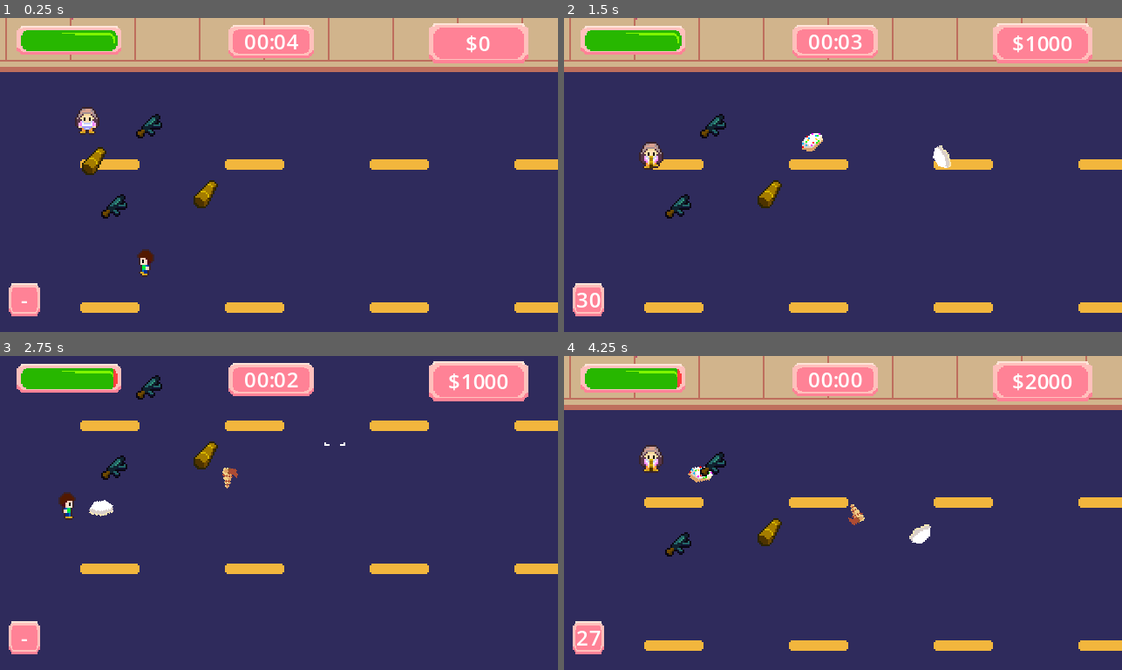
Above: before the commit, frames 1-4 (two rows, left to right).
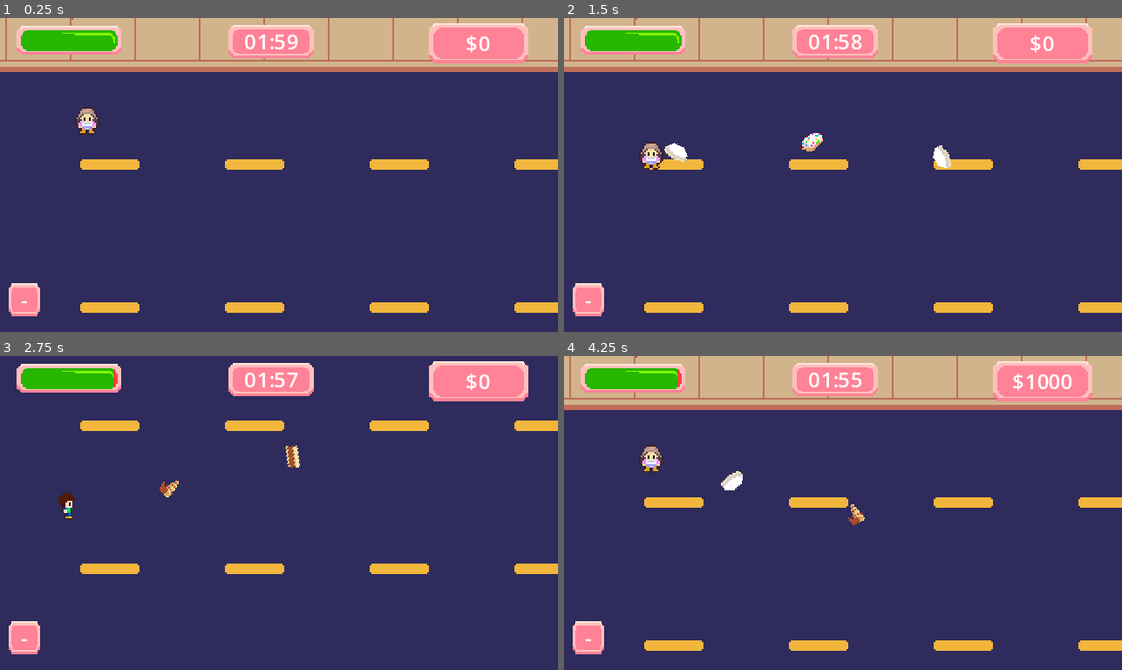
Above: after the commit, the same moments.

Repository: EricElMagenta/ligua-jam-2024
Game: Godot game, scene res://entities/world/world_1.tscn
The game is run twice, just before and just after one commit, with the same random seed, the same clock (stepped at 60 frames per second) and the same inputs.
Inputs (mouse positions are in pixels of both pictures, inside the frame that each line leads up to):
- Up to frame 1 (0.25 s): no input
- Up to frame 2 (1.5 s): move the mouse to (965, 159) at 0.52 s; press the mouse at (965, 159) at 0.53 s; hold E (swap_weapon_right) 0.53-1.28 s; move the mouse to (731, 190) at 1.27 s; release the mouse at (731, 190) at 1.28 s; hold Down (ui_down) from 1.28 s (still down); click (731, 190) at 1.35 s
- Up to frame 3 (2.75 s): move the mouse to (334, 443) at 2.02 s; release Down (ui_down) at 2.03 s; press the mouse at (334, 443) at 2.03 s; hold E (swap_weapon_right) from 2.03 s (still down)
- Up to frame 4 (4.25 s): move the mouse to (815, 575) at 2.77 s; release E (swap_weapon_right) at 2.78 s; release the mouse at (815, 575) at 2.78 s; hold Up (ui_up) 2.78-3.53 s; click (815, 575) at 2.85 s; move the mouse to (1010, 560) at 3.52 s; press the mouse at (1010, 560) at 3.53 s; hold Q (swap_weapon_left) from 3.53 s (still down)

The runs differ from the first frame. In frame 1, 1.2% of the frame differs, in the area x 14-54%, y 5-83%; in frame 2, 1.4%; in frame 3, 1.5%, in the area x 15-91%, y 5-52%; in frame 4, 1.4%.

Commit message:
Agregado tráfico de autos y spawn de armas. Falta agregar el semásforo como advertencia y arreglar el swap de armas porque fuerza cambiar de armas cuando agarras una.

Diff:
--- a/entities/enemies/enemy-1.tscn
+++ b/entities/enemies/enemy-1.tscn
@@ -101,7 +101,7 @@
 
 [node name="Enemy1" type="CharacterBody2D"]
 collision_layer = 4
-collision_mask = 2
+collision_mask = 34
 script = ExtResource("1_yx8ga")
 metadata/_edit_group_ = true
 
@@ -113,10 +113,10 @@
 animation = &"walk-down"
 
 [node name="hitbox" type="Area2D" parent="."]
-collision_mask = 2
+collision_mask = 34
 
 [node name="CollisionShape2D" type="CollisionShape2D" parent="hitbox"]
 shape = SubResource("RectangleShape2D_gxrp5")
 debug_color = Color(0.745521, 0.256561, 0.945206, 0.42)
 
-[connection signal="body_entered" from="hitbox" to="." method="_on_hitbox_body_entered"]
+[connection signal="area_entered" from="hitbox" to="." method="_on_hitbox_area_entered"]
--- a/entities/enemies/enemy_1.gd
+++ b/entities/enemies/enemy_1.gd
@@ -4,19 +4,30 @@
 const SPEED = 50.0
 const DAMAGE = 8
 const SCORE_VALUE = 50
+const ROTATION_CRASH = 2
+const POWER_UP_DROP_RATE = 0.2
+
 
 var health = 10
 var player_pos
 var target_pos
+var crashed = false
+var weapons_spawn = ["machinegun", "blowgun"]
+
 
 @onready var player = get_parent().get_node("Player")
 @onready var animated_sprite_2d = $AnimatedSprite2D
 @onready var hitbox = $hitbox
 
 func _physics_process(delta):
-	follow_player(delta)
+	if !crashed: follow_player(delta)
+	else: a_la_mierda()
+
 	handle_damage_to_player()
 	handle_animations()
+	if health <= 0:
+		if randf() < POWER_UP_DROP_RATE:
+			spawn_power_up()
 
 # SEGUIR AL JUGADOR
 func follow_player(delta):
@@ -38,3 +49,17 @@
 		if body is Player && !player.damage_blink:
 			player.health.value -= DAMAGE
 			player.on_take_damage()
+
+func _on_hitbox_area_entered(area):
+	if area is Car:
+		crashed = true
+
+func a_la_mierda():
+	rotation += ROTATION_CRASH
+	position += Vector2(-5, -5)
+
+func spawn_power_up():
+	var random_power_up = weapons_spawn[randi() % weapons_spawn.size()]
+	var power_up_instance = load("res://entities/power-ups/power_up_" + random_power_up + ".tscn").instantiate()
+	power_up_instance.position = position
+	call_deferred("add_sibling", power_up_instance)
--- /dev/null
+++ b/entities/hazards/car.gd
@@ -0,0 +1,22 @@
+extends Area2D
+class_name Car
+
+const SPEED = 300.0
+const DAMAGE = 20
+
+@onready var animated_sprite_2d = $AnimatedSprite2D
+@onready var player = get_parent().get_node("Player")
+@onready var hitbox = $"."
+
+func _ready():
+	animated_sprite_2d.frame = int(randi_range(0,4)) # Sprite random
+
+func _physics_process(delta):
+	position.x -= SPEED * delta
+	handle_damage()
+
+func handle_damage():
+	for body in hitbox.get_overlapping_bodies():
+		if body is Player && !player.damage_blink:
+			player.health.value -= DAMAGE
+			player.on_take_damage()
--- /dev/null
+++ b/entities/hazards/car.tscn
@@ -0,0 +1,45 @@
+[gd_scene load_steps=8 format=3 uid="uid://cnrw8igskgeg6"]
+
+[ext_resource type="Script" path="res://entities/hazards/car.gd" id="1_6ty22"]
+[ext_resource type="Texture2D" uid="uid://r4hmxxmjoysx" path="res://sprites/hazards/car-blue.png" id="1_vpcw7"]
+[ext_resource type="Texture2D" uid="uid://cix04k6j7r8t" path="res://sprites/hazards/car-green.png" id="2_xt7w3"]
+[ext_resource type="Texture2D" uid="uid://kgfium3dad70" path="res://sprites/hazards/car-red.png" id="3_yycg2"]
+[ext_resource type="Texture2D" uid="uid://d35dsstdmq3r5" path="res://sprites/hazards/car-yellow.png" id="4_uqol5"]
+
+[sub_resource type="RectangleShape2D" id="RectangleShape2D_oujww"]
+size = Vector2(48, 24)
+
+[sub_resource type="SpriteFrames" id="SpriteFrames_api37"]
+animations = [{
+"frames": [{
+"duration": 1.0,
+"texture": ExtResource("1_vpcw7")
+}, {
+"duration": 1.0,
+"texture": ExtResource("2_xt7w3")
+}, {
+"duration": 1.0,
+"texture": ExtResource("3_yycg2")
+}, {
+"duration": 1.0,
+"texture": ExtResource("4_uqol5")
+}],
+"loop": true,
+"name": &"car",
+"speed": 12.0
+}]
+
+[node name="Car" type="Area2D"]
+collision_layer = 32
+collision_mask = 6
+script = ExtResource("1_6ty22")
+metadata/_edit_group_ = true
+
+[node name="CollisionShape2D" type="CollisionShape2D" parent="."]
+light_mask = 0
+shape = SubResource("RectangleShape2D_oujww")
+debug_color = Color(0.927014, 3.78308e-05, 0.670193, 0.42)
+
+[node name="AnimatedSprite2D" type="AnimatedSprite2D" parent="."]
+sprite_frames = SubResource("SpriteFrames_api37")
+animation = &"car"
--- a/entities/player/player.gd
+++ b/entities/player/player.gd
@@ -36,7 +36,7 @@
 
 	swap_weapon()
 	move_and_slide()
-	print(has_weapon)
+
 	if health.value < 1: get_tree().reload_current_scene()
 
 ######################################################################### FUNCIONES AUXILIARES ############################################
@@ -123,17 +123,6 @@
 		has_weapon[2] = 0
 		weapon_index = 0
 
-#func handle_animation(input_direction):
-#	# Caminar en diferentes direcciones (debe haber alguna mejor forma de hacer esto)
-#	if input_direction == Vector2(0,0):
-#		animated_sprite_2d.play("idle")
-#	elif input_direction[0] == 0:
-#		if input_direction[1] > 0: animated_sprite_2d.play("walk_down")
-#		elif input_direction[1] < 0: animated_sprite_2d.play("walk_up")
-#	elif input_direction[0] != 0:
-#		animated_sprite_2d.play("walk_side")
-#		if input_direction[0] < 0: animated_sprite_2d.scale.x = -1
-#		else: animated_sprite_2d.scale.x = 1
 
 func update_ammo():
 	if weapon_index == 0: return '-'
@@ -144,7 +133,6 @@
 	if Input.is_action_just_pressed("swap_weapon_right"):
 		var swap_direction = "right"
 		var next_weapon = next_weapon_available(swap_direction)
-		print("siguiente arma:" + str(next_weapon))
 		weapon_index = next_weapon
 
 		#var next_weapon = next_weapon_available(swap_direction)
@@ -157,32 +145,25 @@
 	if Input.is_action_just_pressed("swap_weapon_left"):
 		var swap_direction = "left"
 		var next_weapon = next_weapon_available(swap_direction)
-		print("siguiente arma:" + str(next_weapon))
 		weapon_index = next_weapon
 
 func next_weapon_available(swap_direction):
 	if swap_direction == "right":
 		for i in range(weapon_index+1, len(has_weapon), 1):
 			if has_weapon[i] == 1:
-				print(i)
 				return i
-
-		print("no se encontró la weá")
 		return 0
 
 	if swap_direction == "left":
 		if weapon_index == 0:
 			for i in range(len(has_weapon)-1, 0, -1):
 				if has_weapon[i] == 1:
-					print("Siguiente arma:" + str(i))
 					return i
 		else:
 			for i in range(weapon_index-1, 0, -1):
 				if has_weapon[i] == 1:
-					print("Siguiente arma:" + str(i))
 					return i
-	print("no se encontró la weá")
-	return 0
+		return 0
 
 
 
--- a/entities/player/player.tscn
+++ b/entities/player/player.tscn
@@ -313,7 +313,7 @@
 
 [node name="Player" type="CharacterBody2D"]
 collision_layer = 2
-collision_mask = 9
+collision_mask = 41
 script = ExtResource("1_7wm1o")
 metadata/_edit_group_ = true
 
@@ -334,7 +334,7 @@
 
 [node name="hitbox" type="Area2D" parent="."]
 collision_layer = 0
-collision_mask = 12
+collision_mask = 44
 
 [node name="CollisionShape2D" type="CollisionShape2D" parent="hitbox"]
 position = Vector2(-0.5, 0)
--- a/entities/world/world_1.gd
+++ b/entities/world/world_1.gd
@@ -1,6 +1,7 @@
 extends Node2D
 
 @onready var enemy_scene = preload("res://entities/enemies/enemy-1.tscn")
+@onready var car_scene = preload("res://entities/hazards/car.tscn")
 
 @onready var collision_polygon_2d = $StaticBody2D/CollisionPolygon2D
 @onready var polygon_2d = $StaticBody2D/CollisionPolygon2D/Polygon2D
@@ -11,11 +12,14 @@
 @onready var ammo_label = $UI/Ammo/Ammopanel/AmmoLabel
 @onready var player = $Player
 
+@onready var car_timer = $CarTimer
 
 var lower_spawn_rate_flag = true
 var spawn_modifier = 1.0
 var level_time = 0.0
 var score = 0
+var traffic_time
+
 
 func _ready():
 	polygon_2d.polygons = collision_polygon_2d.polygon
@@ -27,6 +31,12 @@
 	score_label.text = "$" + str(score)
 	level_time = Time.get_ticks_msec()
 	update_ammo()
+
+	traffic_time = countdown()[1]
+	if traffic_time%20==0 && level_time/1000 > 3:
+		traffic_chaos()
+
+	#traffic_chaos()
 	#if level_time % 100 == 0:
 	#	if timer.wait_time > 0.1 : timer.wait_time -= 0.1
 	#	else: timer.wait_time = 0.1
@@ -45,6 +55,11 @@
 	enemy.position = Vector2(spawn_h, randi_range(16, 240))
 	call_deferred("add_child", enemy)
 
+func _on_car_timer_timeout():
+	var new_car = car_scene.instantiate()
+	new_car.position=Vector2(472, randi_range(50, 200))
+	call_deferred("add_child", new_car)
+
 func lower_spawn_rate():
 
 	if int(level_time)/1000 % 10 == 0 && lower_spawn_rate_flag:
@@ -60,3 +75,8 @@
 
 func add_score():
 	score += 1000
+
+func traffic_chaos():
+	car_timer.start()
+	await get_tree().create_timer(5).timeout
+	car_timer.stop()
--- a/entities/world/world_1.tscn
+++ b/entities/world/world_1.tscn
@@ -1,11 +1,8 @@
-[gd_scene load_steps=9 format=3 uid="uid://cm6txmo4y6kcu"]
+[gd_scene load_steps=6 format=3 uid="uid://cm6txmo4y6kcu"]
 
 [ext_resource type="Texture2D" uid="uid://beykt5t50gcp3" path="res://sprites/world/world-1.png" id="1_f6r25"]
 [ext_resource type="Script" path="res://entities/world/world_1.gd" id="1_j64mq"]
 [ext_resource type="PackedScene" uid="uid://prbywccmh2ij" path="res://entities/player/player.tscn" id="2_e3civ"]
-[ext_resource type="PackedScene" uid="uid://dhdiqy6rg4gr7" path="res://entities/enemies/enemy-1.tscn" id="4_67pjp"]
-[ext_resource type="PackedScene" uid="uid://dlaanq0xdbrdd" path="res://entities/power-ups/power_up_machinegun.tscn" id="5_jshfb"]
-[ext_resource type="PackedScene" uid="uid://hp6dix5oygp4" path="res://entities/power-ups/power_up_blowgun.tscn" id="6_herc6"]
 [ext_resource type="Texture2D" uid="uid://cdh25ic0wcdig" path="res://sprites/UI/UI-healthbar-red.png" id="8_i2d2e"]
 [ext_resource type="Texture2D" uid="uid://tryno0o1e5oa" path="res://sprites/UI/UI-healthbar-green.png" id="9_2k0ui"]
 
@@ -27,24 +24,12 @@
 
 [node name="Polygon2D" type="Polygon2D" parent="StaticBody2D/CollisionPolygon2D"]
 
-[node name="Enemy1" parent="." instance=ExtResource("4_67pjp")]
-position = Vector2(88, 152)
-
 [node name="Timer" type="Timer" parent="."]
 wait_time = 1.5
 autostart = true
 
-[node name="power-up-machinegun" parent="." instance=ExtResource("5_jshfb")]
-position = Vector2(86, 62)
-
-[node name="power-up-machinegun2" parent="." instance=ExtResource("5_jshfb")]
-position = Vector2(66, 108)
-
-[node name="PowerUpBlowgun" parent="." instance=ExtResource("6_herc6")]
-position = Vector2(118, 101)
-
-[node name="PowerUpBlowgun2" parent="." instance=ExtResource("6_herc6")]
-position = Vector2(54, 82)
+[node name="CarTimer" type="Timer" parent="."]
+wait_time = 0.3
 
 [node name="UI" type="CanvasLayer" parent="."]
 
@@ -79,7 +64,7 @@
 vertical_alignment = 1
 
 [node name="LevelTimer" type="Timer" parent="UI/Timer/TimePanel/CenterContainer"]
-wait_time = 5.0
+wait_time = 120.0
 one_shot = true
 
 [node name="Score" type="Node2D" parent="UI"]
@@ -113,3 +98,4 @@
 horizontal_alignment = 1
 
 [connection signal="timeout" from="Timer" to="." method="_on_timer_timeout"]
+[connection signal="timeout" from="CarTimer" to="." method="_on_car_timer_timeout"]
--- a/project.godot
+++ b/project.godot
@@ -89,6 +89,7 @@
 2d_physics/layer_3="enemies"
 2d_physics/layer_4="power-ups"
 2d_physics/layer_5="projectiles"
+2d_physics/layer_6="cars"
 
 [rendering]
 
Binary file added: sprites/hazards/car-blue.png
Not shown, added: sprites/hazards/car-blue.png.import
Binary file added: sprites/hazards/car-green.png
Not shown, added: sprites/hazards/car-green.png.import
Binary file added: sprites/hazards/car-red.png
Not shown, added: sprites/hazards/car-red.png.import
Not shown, added: sprites/hazards/car-red1.png.import
Not shown, added: sprites/hazards/car-red2.png.import
Not shown, added: sprites/hazards/car-red3.png.import
Not shown, added: sprites/hazards/car-red4.png.import
Binary file added: sprites/hazards/car-yellow.png
Not shown, added: sprites/hazards/car-yellow.png.import
(and 2 more such lines)
